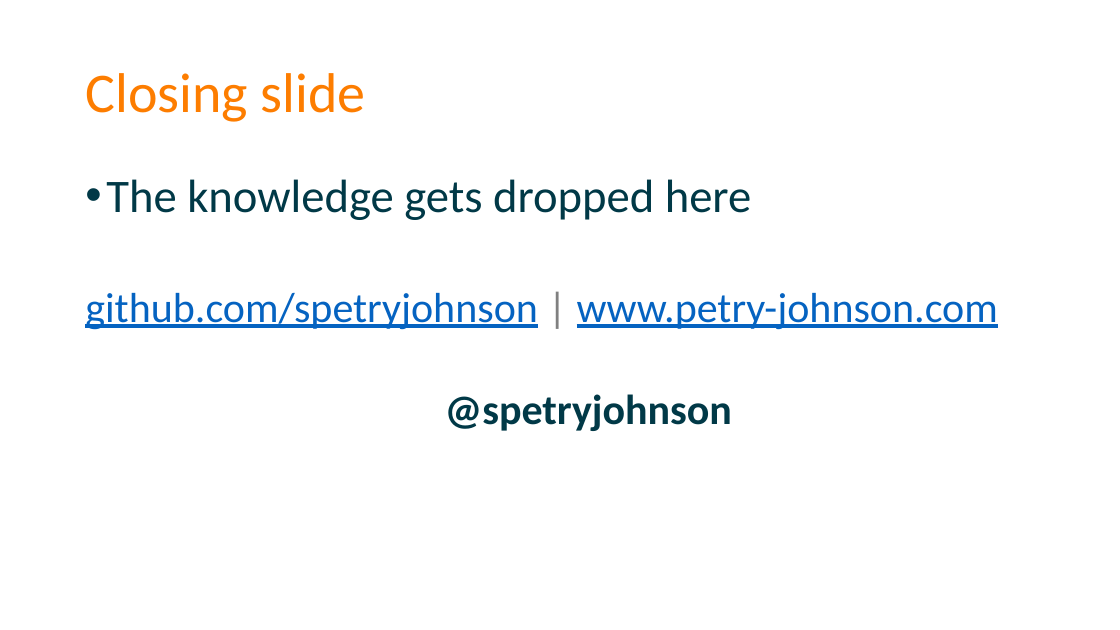
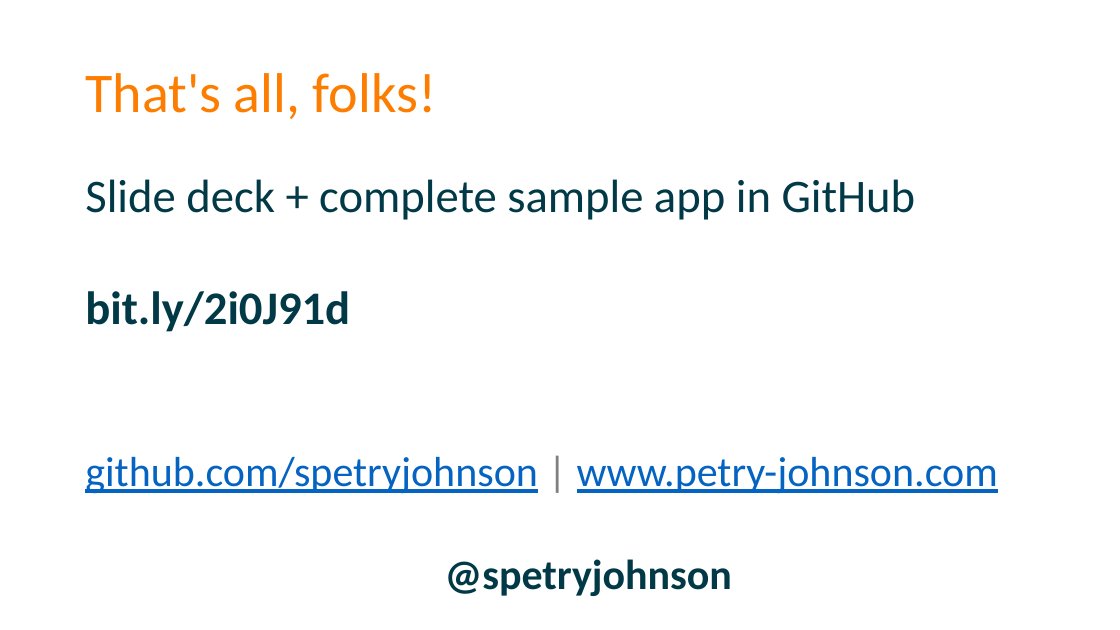
Before and after one commit to spetryjohnson/Talk---Dont-Write-Secure-Code-Design-Secure-Systems, a slide deck: slide 69 of Secure Systems - CodeMash 2017.pptx. Drawn at 1120x630 pixels with LibreOffice and Linux fonts; fonts in the diff are those of the drawing. Boxes give left, top, right and bottom in pixels: in the first picture for what was removed or moved away, otherwise in the second. Text is boxed around its words. In the diff, an @@ line names an element or a change of style, - is before the commit and + after.

```diff
--- a/Secure Systems - CodeMash 2017.pptx
+++ b/Secure Systems - CodeMash 2017.pptx
@@ title at <box>85,73,436,119</box>: text changed @@
-Closing slide
+That's all, folks!
@@ text at <box>85,179,916,332</box>: text changed @@
-• The knowledge gets dropped here
+Slide deck + complete sample app in GitHub
+bit.ly/2i0J91d
```
Also in this commit, not shown: 1 other slide changed, 4 slides added, 4 slides removed, 1 other file.
